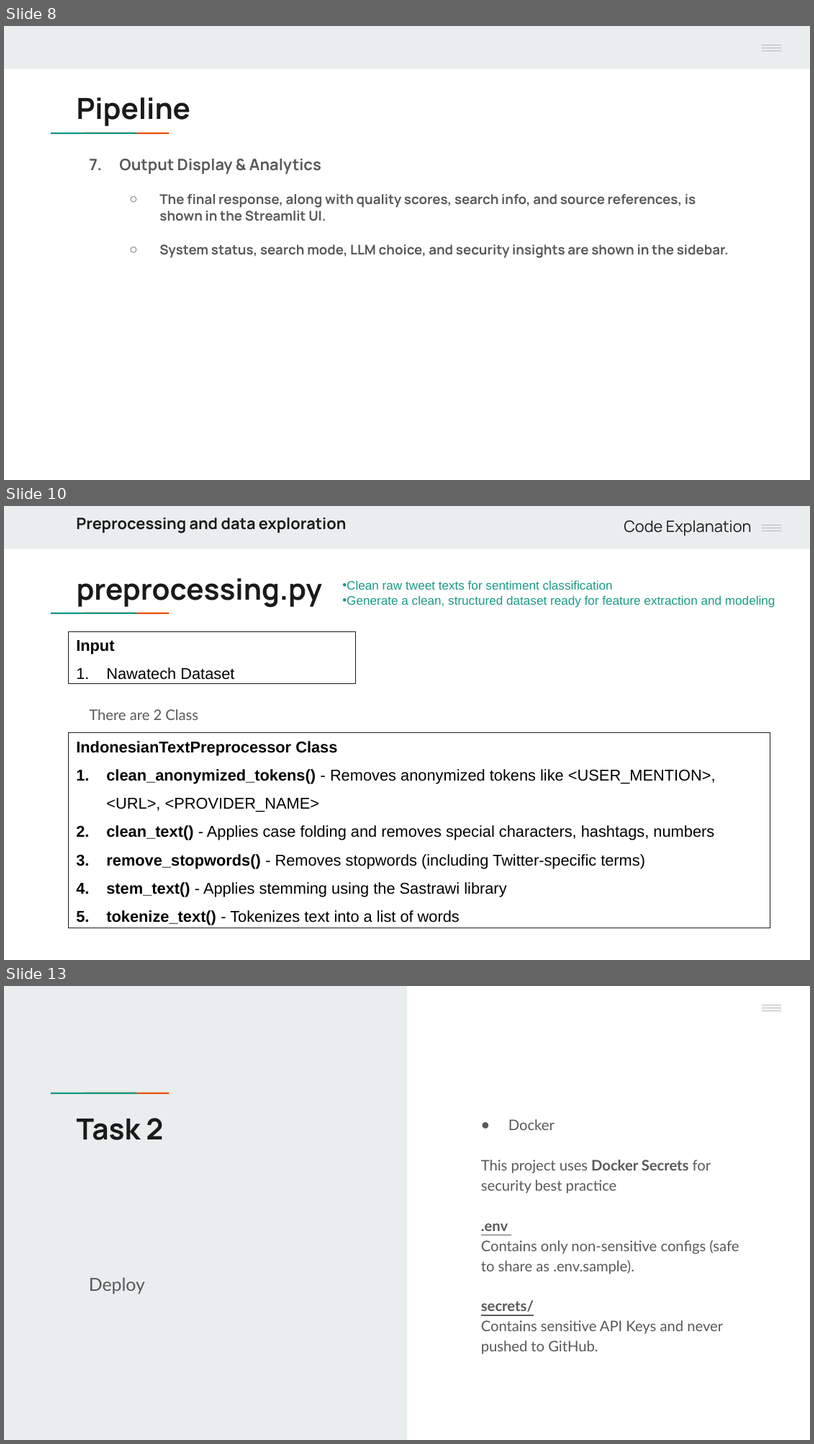
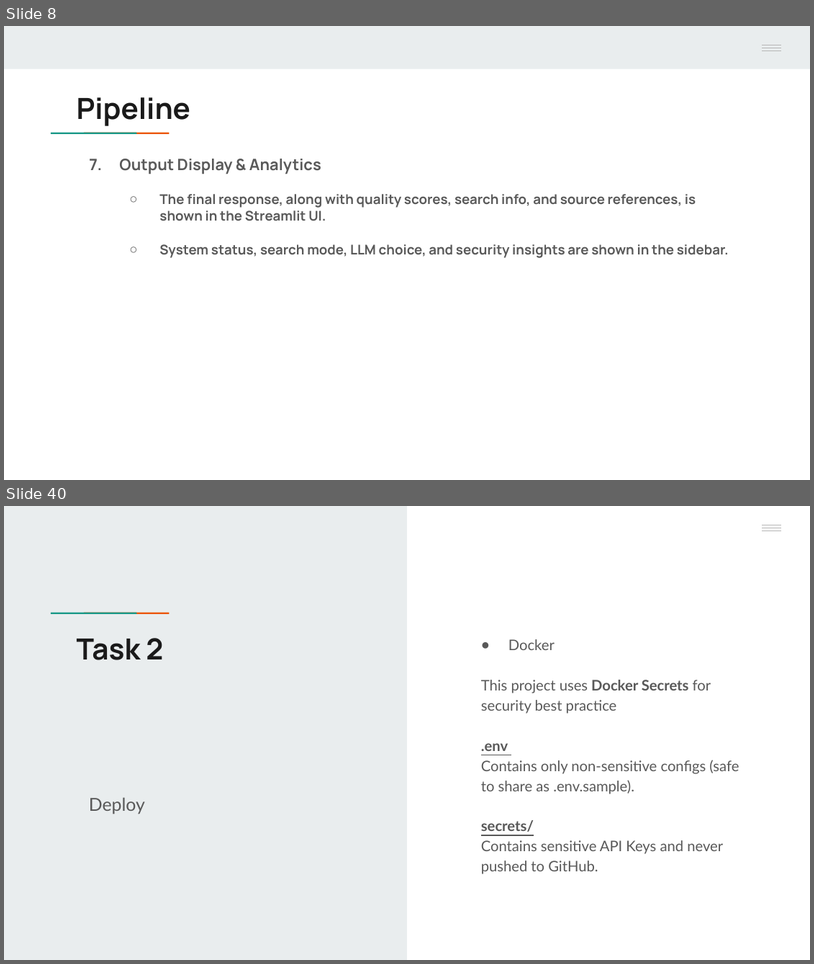
Before and after one commit to handamn/Nawatech-Machine_Learning_Engineer, a slide deck: task_2/Case2 Presentation.pptx. Shown one above the other, each under a label of ours: slides 8, 10 and 13 before the commit, slides 8 and 40 after it; the slides between them are not shown. The pictures are 814x1444 and 814x964 pixels, drawn with LibreOffice and Linux fonts; fonts in the diff are those of the drawing. Boxes give left, top, right and bottom in pixels: in the first picture for what was removed or moved away, otherwise in the second. Text is boxed around its words. In the diff, an @@ line names an element or a change of style, - is before the commit and + after.

```diff
--- a/task_2/Case2 Presentation.pptx
+++ b/task_2/Case2 Presentation.pptx
@@ slide 10 removed at <box>4,506,810,960</box>, background #FFFFFF; not listed: 7 template elements that a slide beside it also shows @@
@@ text removed at <box>76,518,346,533</box> @@
-Preprocessing and data exploration
@@ text removed at <box>624,520,752,536</box> @@
-Code Explanation
@@ title removed at <box>77,578,322,608</box> @@
-preprocessing.py
@@ text removed at <box>342,580,776,608</box> @@
-• Clean raw tweet texts for sentiment classification
-• Generate a clean, structured dataset ready for feature extraction and modeling
@@ rectangle removed at <box>69,632,355,685</box> @@
-Input
-1. Nawatech Dataset
@@ text removed at <box>89,709,198,720</box> @@
-There are 2 Class
@@ rectangle removed at <box>69,733,771,927</box> @@
-IndonesianTextPreprocessor Class
-1. clean_anonymized_tokens() - Removes anonymized tokens like <USER_MENTION>, <URL>, <PROVIDER_NAME>
-2. clean_text() - Applies case folding and removes special characters, hashtags, numbers
-3. remove_stopwords() - Removes stopwords (including Twitter-specific terms)
-4. stem_text() - Applies stemming using the Sastrawi library
-5. tokenize_text() - Tokenizes text into a list of words
@@ what was slide 13 is now slide 40 @@
```
Also in this commit, not shown: 2 slides changed, 28 slides added, 1 other file.
